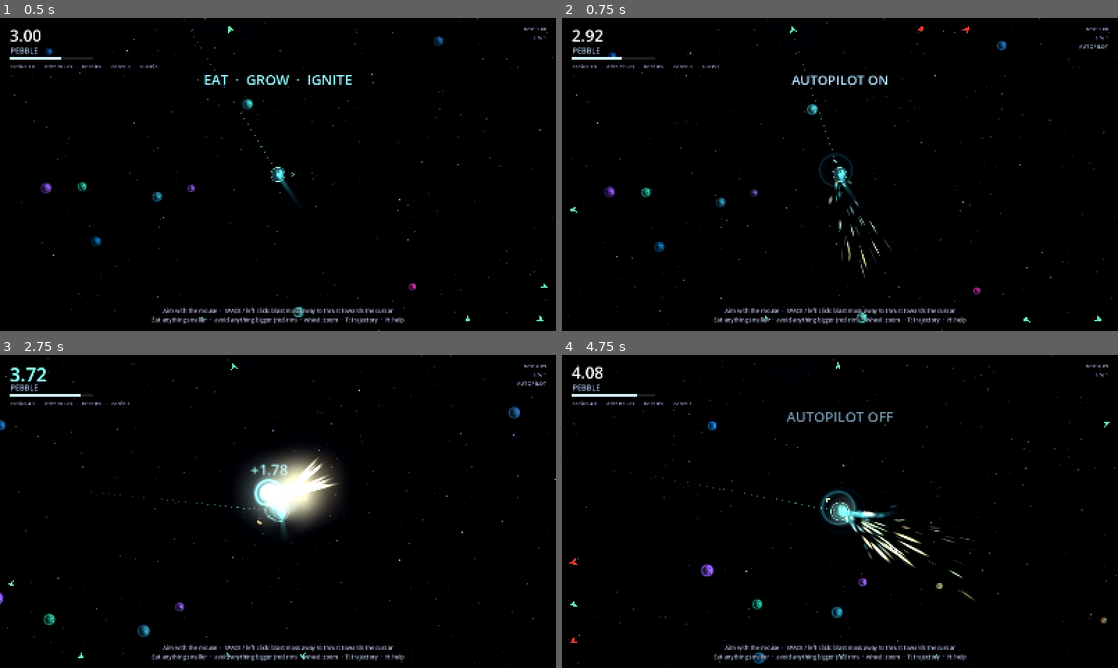
Above: before the commit, frames 1-4 (two rows, left to right).
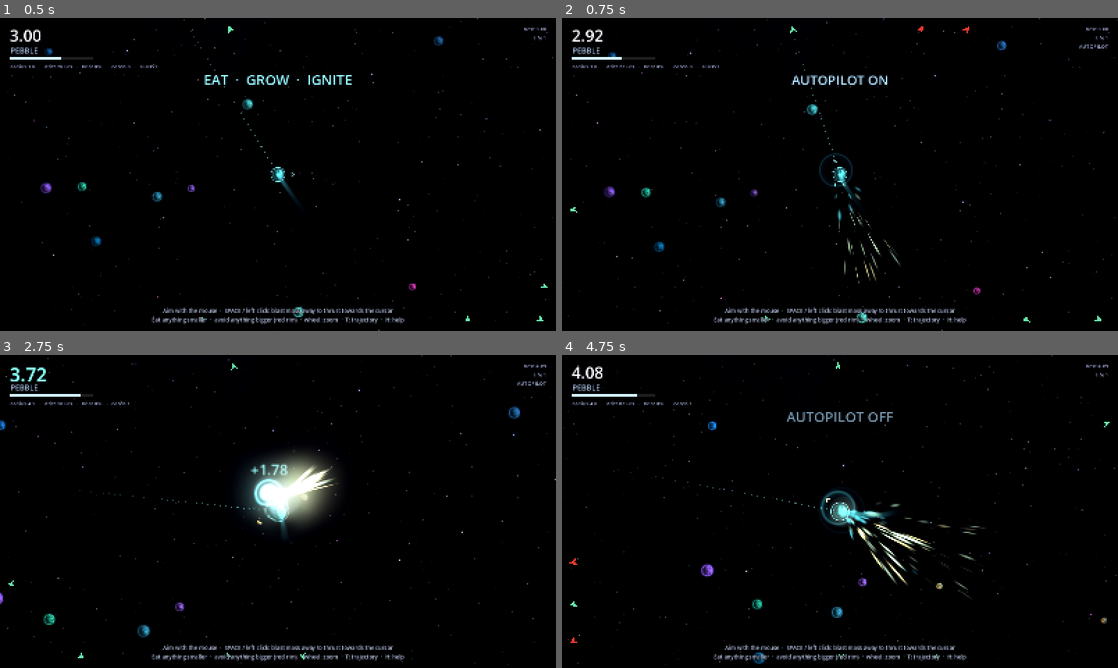
Above: after the commit, the same moments.

Repository: OndrejHrdina/gravitator
Game: Godot game, scene res://scenes/main.tscn
The game is run twice, just before and just after one commit, with the same random seed, the same clock (stepped at 60 frames per second) and the same inputs.
Inputs (mouse positions are in pixels of both pictures, inside the frame that each line leads up to):
- Up to frame 1 (0.5 s): no input
- Up to frame 2 (0.75 s): move the mouse to (962, 158) at 0.52 s; hold Space (thrust) from 0.53 s (still down); hold F8 (autopilot) from 0.53 s (still down); click (962, 158) at 0.67 s
- Up to frame 3 (2.75 s): release Space (thrust) at 1.25 s; release F8 (autopilot) at 1.25 s; drag from (166, 527) to (250, 574) at 1.27 s; move the mouse to (333, 442) at 2.02 s; hold Space (thrust) from 2.03 s (still down); hold = (zoom_in) from 2.03 s (still down)
- Up to frame 4 (4.75 s): release Space (thrust) at 2.75 s; release = (zoom_in) at 2.75 s; drag from (812, 574) to (673, 464) at 2.77 s; move the mouse to (1006, 558) at 3.52 s; hold F8 (autopilot) 3.53-4.25 s; drag from (673, 464) to (756, 433) at 4.27 s

Frame 1 is identical in both runs. In frame 2, 0.5% of the frame differs, in the area x 48-61%, y 52-85%; in frame 3, 1.1%; in frame 4, 1.4%, in the area x 50-76%, y 47-79%.

Commit message:
Calmer impact bursts and a master limiter
Sparks cool from white-hot faster and bursts spawn across the body's
radius instead of a single point; a hard limiter on the master bus plus
quieter death sounds stop the mix from clipping when impacts pile up.

Co-Authored-By: Claude Opus 5.5 <noreply@anthropic.com>
Claude-Session: https://claude.ai/code/session_018Ad2PCigL4Q5RPvn5N3xQL

Diff:
--- a/scripts/audio/sfx.gd
+++ b/scripts/audio/sfx.gd
@@ -17,6 +17,11 @@
 
 func _ready() -> void:
 	_rng.randomize()
+	# A limiter on the master bus keeps pile-ups of impacts loud but clean.
+	var limiter := AudioEffectHardLimiter.new()
+	limiter.pre_gain_db = -2.0
+	limiter.ceiling_db = -0.5
+	AudioServer.add_bus_effect(0, limiter)
 	_streams["pop"] = _wav(_pop())
 	_streams["gulp"] = _wav(_gulp())
 	_streams["thud"] = _wav(_thud())
--- a/scripts/main.gd
+++ b/scripts/main.gd
@@ -683,7 +683,7 @@
 	var vrel: float = ev["vrel"]
 	var nf: int = ev["n_frag"]
 	var count := int(clampf(24.0 + nf * 10.0 + vrel * 0.1, 24.0, 160.0))
-	fx.burst(pos, carrier, cs, count, vrel * 0.2 + rs * 3.0, vrel * 0.8 + rs * 10.0, rs * 0.4, 0.8, nrm, 1.3, 2.2, 1.1)
+	fx.burst(pos, carrier, cs, count, vrel * 0.2 + rs * 3.0, vrel * 0.8 + rs * 10.0, rs * 0.4, 0.8, nrm, 1.3, 2.2, 1.1, rs)
 	fx.burst(pos, carrier, cs.darkened(0.2), count / 3.0, vrel * 0.1, vrel * 0.4 + rs * 4.0, rs * 0.7, 1.4, nrm, 1.1, 1.2, 0.6)
 	fx.ring(pos, carrier, rs * 4.0, Color(1.0, 0.8, 0.5), 0.3, FX.Ring.FLASH, 0.1, 1.1)
 	fx.ring(pos, carrier, rs * 9.0 + rb * 0.4, cs, 0.6, FX.Ring.SHOCKWAVE, 0.05, 1.3)
@@ -713,8 +713,8 @@
 	var ca: Color = ev["color_a"]
 	var cb: Color = ev["color_b"]
 	var count := int(clampf(80.0 + float(ev["n_frag"]) * 12.0, 80.0, 300.0))
-	fx.burst(pos, carrier, ca, count / 2.0, r * 2.0, r * 14.0, r * 0.25, 1.1, Vector2.ZERO, PI, 1.5, 1.4)
-	fx.burst(pos, carrier, cb, count / 2.0, r * 2.0, r * 14.0, r * 0.25, 1.1, Vector2.ZERO, PI, 1.5, 1.4)
+	fx.burst(pos, carrier, ca, count / 2.0, r * 2.0, r * 14.0, r * 0.25, 1.1, Vector2.ZERO, PI, 1.5, 1.4, r)
+	fx.burst(pos, carrier, cb, count / 2.0, r * 2.0, r * 14.0, r * 0.25, 1.1, Vector2.ZERO, PI, 1.5, 1.4, r)
 	fx.burst(pos, carrier, Color(1.0, 0.9, 0.7), count / 3.0, r * 6.0, r * 22.0, r * 0.15, 0.6, Vector2.ZERO, PI, 2.5, 1.5)
 	fx.ring(pos, carrier, r * 4.0, Color(1.0, 0.9, 0.75), 0.45, FX.Ring.FLASH, 0.1, 1.3)
 	fx.ring(pos, carrier, r * 14.0, ca, 1.0, FX.Ring.SHOCKWAVE, 0.04, 2.0)
@@ -796,13 +796,13 @@
 	_flash_color = Color(1.0, 0.35, 0.15)
 	_aberration = 1.5
 	_add_wave(pos, 1.3, 0.8, 1.4)
-	sfx.play("boom", 2.0, 0.9, 0)
-	sfx.play("crack", 0.0, 0.7, 0)
+	sfx.play("boom", -3.0, 0.9, 0)
+	sfx.play("crack", -6.0, 0.7, 0)
 	var vel := Vector2(ev["vx"], ev["vy"])
 	var r: float = ev["r"]
 	var c: Color = ev["color"]
-	fx.burst(pos, vel, c, 70, r * 5.0, r * 45.0, r * 0.3, 1.3, Vector2.ZERO, PI, 1.6, 0.9)
-	fx.burst(pos, vel, Color(1.0, 0.55, 0.3), 40, r * 3.0, r * 25.0, r * 0.2, 0.9, Vector2.ZERO, PI, 2.0, 0.8)
+	fx.burst(pos, vel, c, 60, r * 8.0, r * 45.0, r * 0.3, 1.3, Vector2.ZERO, PI, 1.6, 0.9, r * 1.5)
+	fx.burst(pos, vel, Color(1.0, 0.55, 0.3), 30, r * 5.0, r * 25.0, r * 0.2, 0.9, Vector2.ZERO, PI, 2.0, 0.8, r)
 	fx.ring(pos, vel, r * 14.0, c, 1.2, FX.Ring.SHOCKWAVE, 0.04, 1.6)
 	var cause: String = ev["cause"]
 	var title := "SHATTERED" if cause == "SHATTERED" else "CONSUMED"
--- a/scripts/render/fx.gd
+++ b/scripts/render/fx.gd
@@ -72,8 +72,11 @@
 
 
 ## A spray of sparks. `dir` = Vector2.ZERO means all directions.
+## `origin_radius` scatters the birth points so a big burst doesn't start as
+## one blinding dot.
 func burst(pos: Vector2, carrier: Vector2, color: Color, count: float, speed_min: float, speed_max: float,
-		size: float, life: float, dir := Vector2.ZERO, spread := PI, drag := 2.0, brightness := 1.0) -> void:
+		size: float, life: float, dir := Vector2.ZERO, spread := PI, drag := 2.0, brightness := 1.0,
+		origin_radius := 0.0) -> void:
 	var n := mini(int(count), 400)
 	var base_ang := dir.angle() if dir != Vector2.ZERO else 0.0
 	for k in n:
@@ -82,7 +85,8 @@
 		var c := color
 		if _rng.randf() < 0.3:
 			c = c.lerp(Color(1.0, 0.8, 0.4), 0.5)
-		spark(pos, Vector2.from_angle(a) * spd, carrier, c, size * _rng.randf_range(0.5, 1.4),
+		var dv := Vector2.from_angle(a)
+		spark(pos + dv * origin_radius * _rng.randf(), dv * spd, carrier, c, size * _rng.randf_range(0.5, 1.4),
 			life * _rng.randf_range(0.6, 1.3), drag, brightness * _rng.randf_range(0.7, 1.3))
 
 
--- a/shaders/spark.gdshader
+++ b/shaders/spark.gdshader
@@ -54,7 +54,7 @@
 	float a = smoothstep(1.0, 0.15, d);
 	float f = clamp(v_f, 0.0, 1.0);
 	// White-hot at birth, the material colour mid-life, embers at the end.
-	vec3 c = mix(vec3(1.0, 0.9, 0.7) * 1.9, v_col.rgb * 1.6, smoothstep(0.0, 0.3, f));
+	vec3 c = mix(vec3(1.0, 0.9, 0.7) * 1.6, v_col.rgb * 1.5, smoothstep(0.0, 0.12, f));
 	c = mix(c, v_col.rgb * 0.5 + vec3(0.45, 0.05, 0.0), smoothstep(0.55, 1.0, f));
 	float fade = (1.0 - f) * (1.0 - f);
 	COLOR = vec4(c * v_col.a * fade, a);
